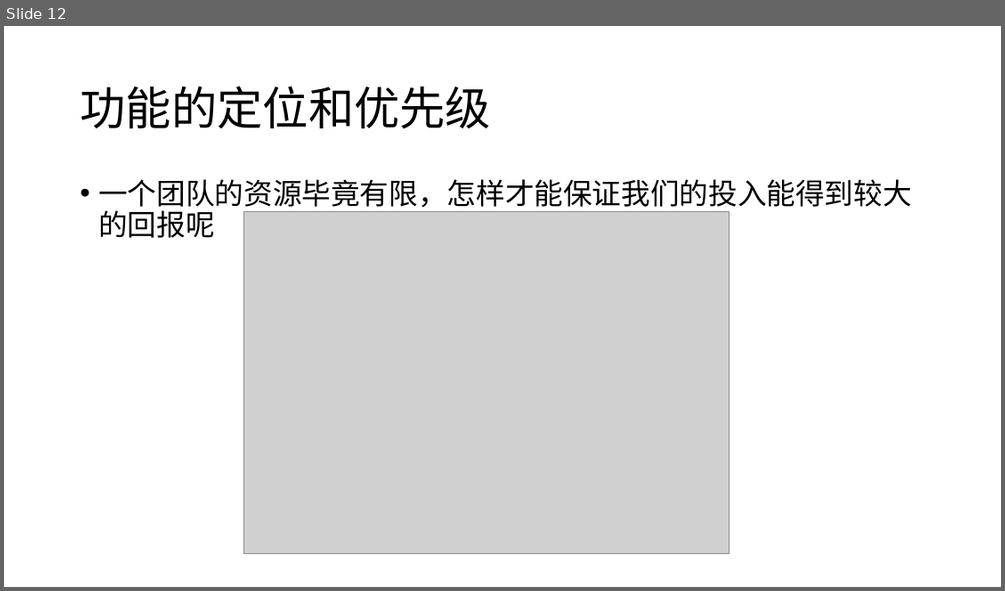
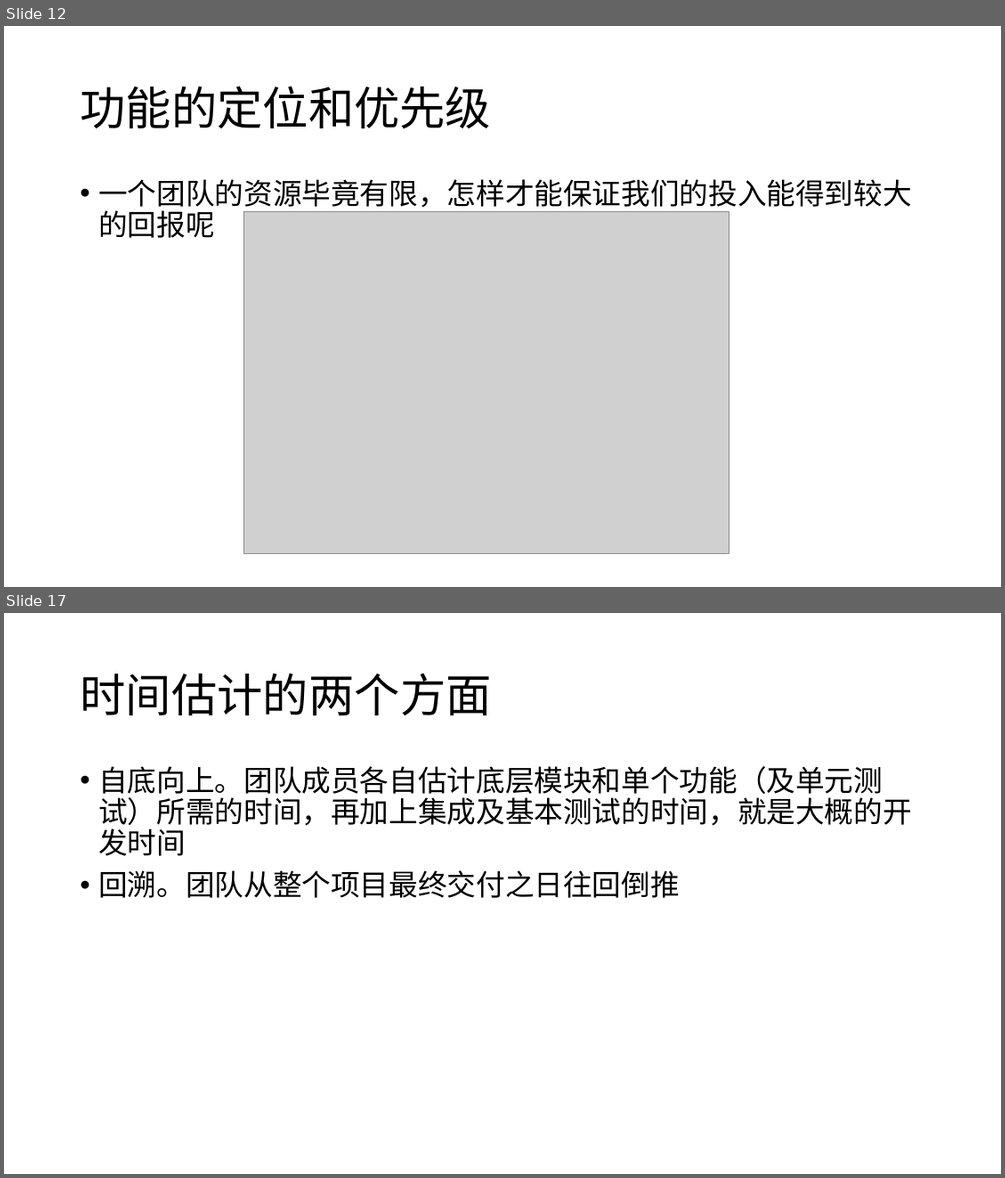
Before and after one commit to fzp1993/fzp19930803, a slide deck: 第八章.pptx. Shown one above the other, each under a label of ours: slide 12 before the commit, slides 12 and 17 after it; the slides between them are not shown. The pictures are 1005x591 and 1005x1178 pixels, drawn with LibreOffice and Linux fonts; fonts in the diff are those of the drawing; grey boxes stand for pictures. Boxes give left, top, right and bottom in pixels: in the first picture for what was removed or moved away, otherwise in the second. Text is boxed around its words. In the diff, an @@ line names an element or a change of style, - is before the commit and + after.

```diff
--- a/第八章.pptx
+++ b/第八章.pptx
@@ slide 17 added at [4,613,1001,1174], background #FFFFFF @@
@@ title added at [80,674,491,715], 44 pt, text #000000 @@
+时间估计的两个方面
@@ text added at [98,766,911,898], 28 pt, text #000000 @@
+• 自底向上。团队成员各自估计底层模块和单个功能（及单元测试）所需的时间，再加上集成及基本测试的时间，就是大概的开发时间
+• 回溯。团队从整个项目最终交付之日往回倒推
```
Also in this commit, not shown: 7 other slides added.
